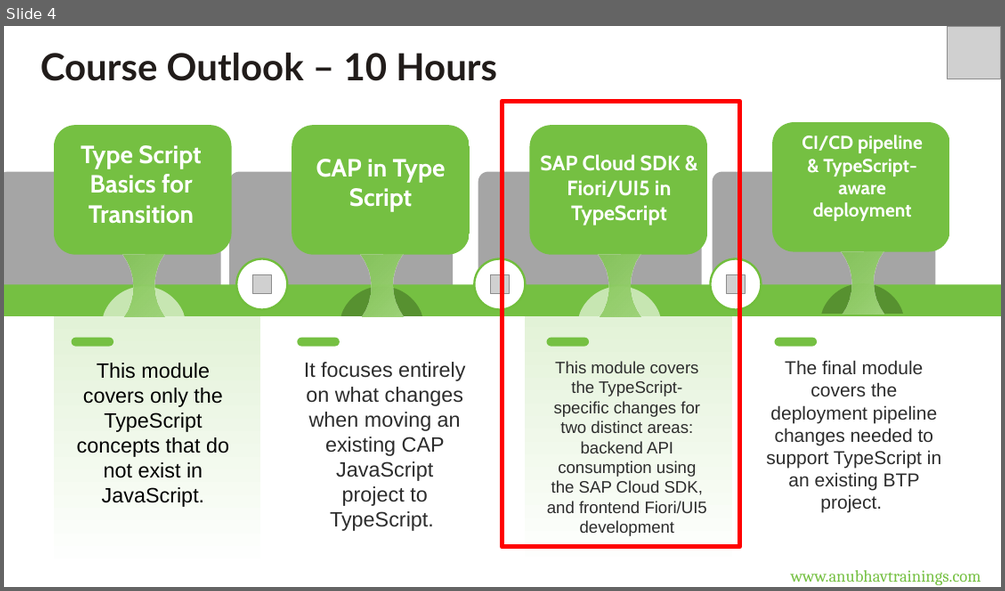
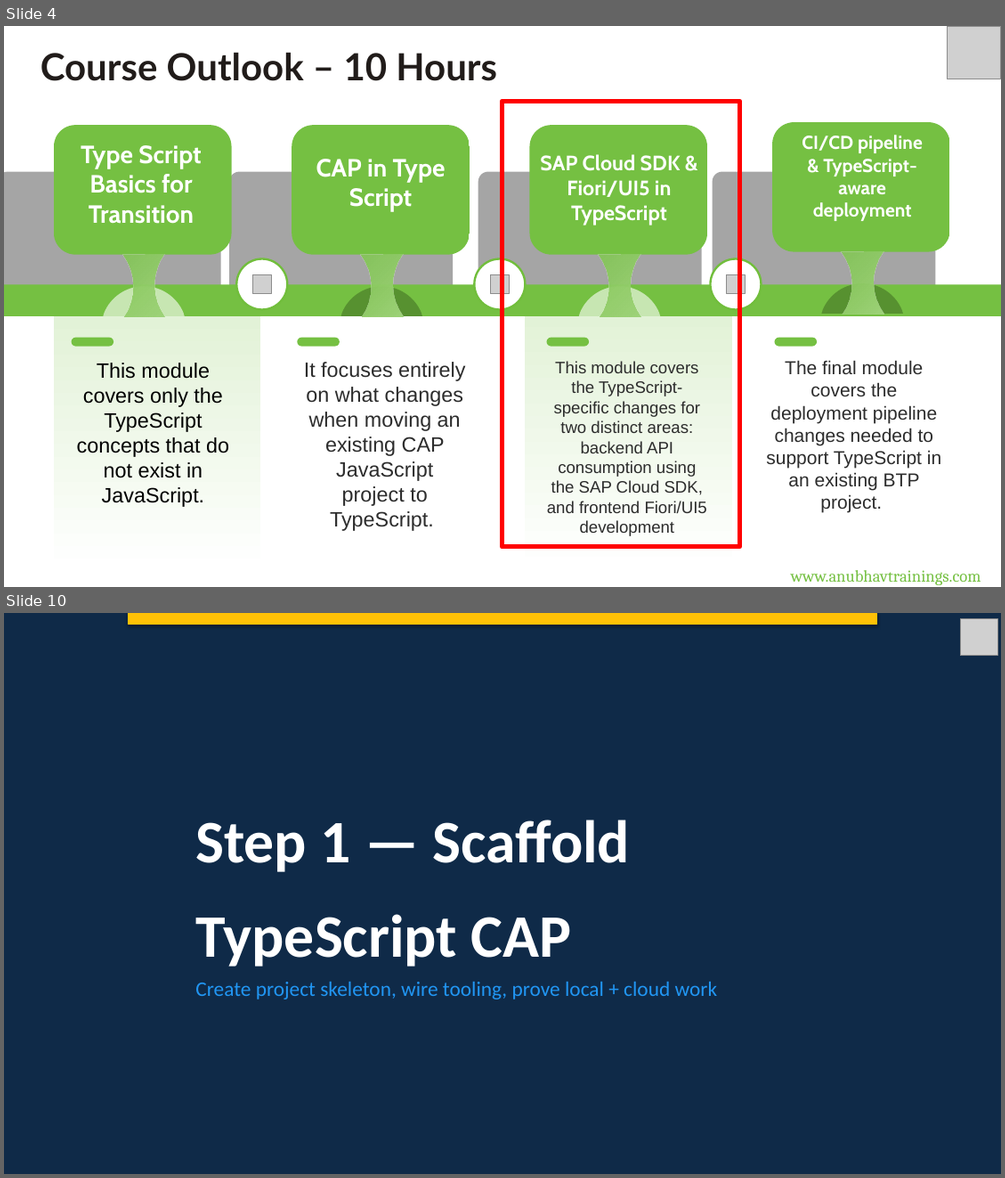
Before and after one commit to soyuztechnologies/typescript_training_capm, a slide deck: Day 3/DAY-3.pptx. Shown one above the other, each under a label of ours: slide 4 before the commit, slides 4 and 10 after it; the slides between them are not shown. The pictures are 1005x591 and 1005x1178 pixels, drawn with LibreOffice and Linux fonts; fonts in the diff are those of the drawing; grey boxes stand for pictures. Boxes give left, top, right and bottom in pixels: in the first picture for what was removed or moved away, otherwise in the second. Text is boxed around its words. In the diff, an @@ line names an element or a change of style, - is before the commit and + after.

```diff
--- a/Day 3/DAY-3.pptx
+++ b/Day 3/DAY-3.pptx
@@ slide 10 added at box(4, 613, 1001, 1174), background #0F2A48 @@
@@ rectangle added at box(128, 613, 876, 625), fill #FFC107, outline #FFC107 0.75 pt @@
@@ picture added at box(960, 619, 997, 656) @@
@@ text added at box(195, 819, 631, 966), 58 pt, text #FFFFFF, bold @@
+Step 1 — Scaffold
+TypeScript CAP
@@ text added at box(195, 981, 718, 999), 20 pt, text #2196F3 @@
+Create project skeleton, wire tooling, prove local + cloud work
```
Also in this commit, not shown: 1 slide changed, 71 other slides added, 4 slides removed, 2 other files.
